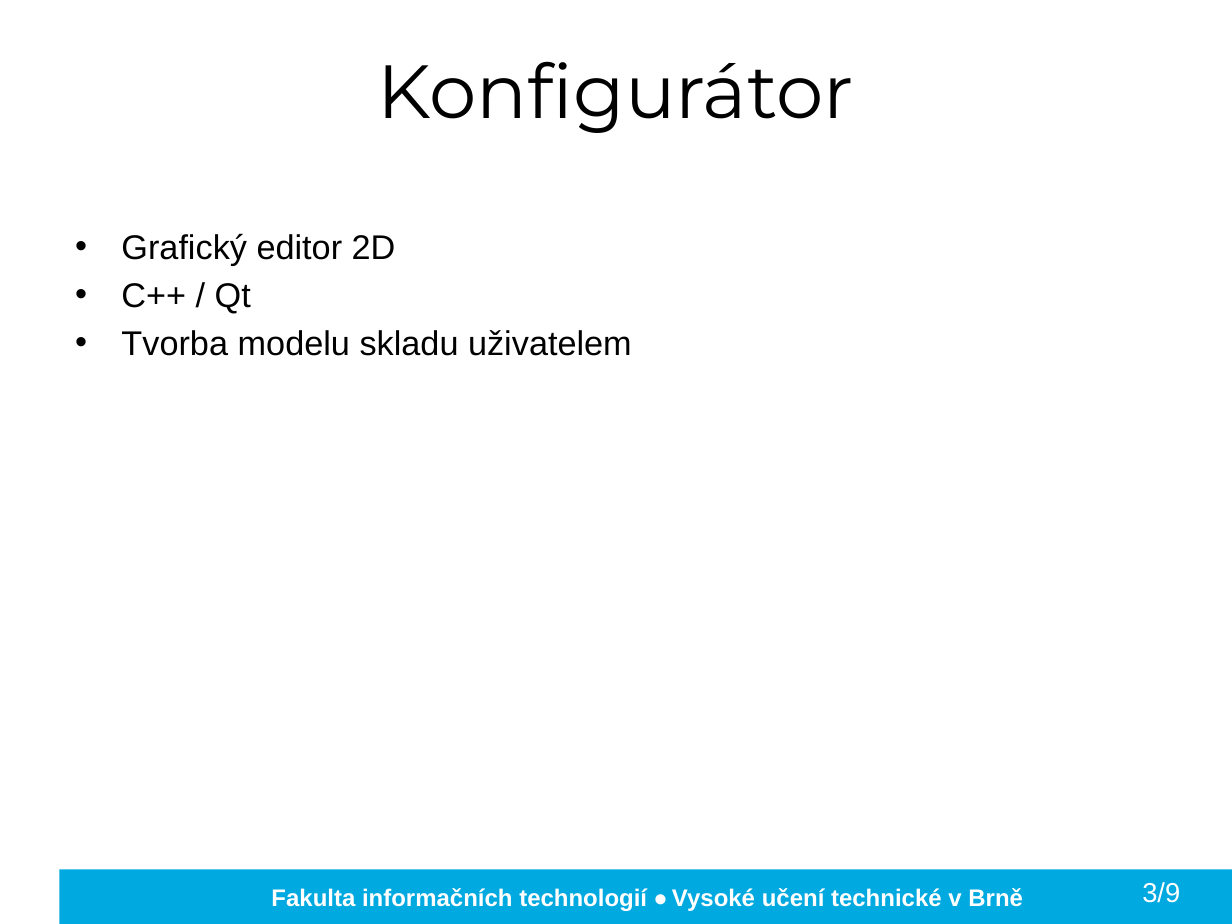
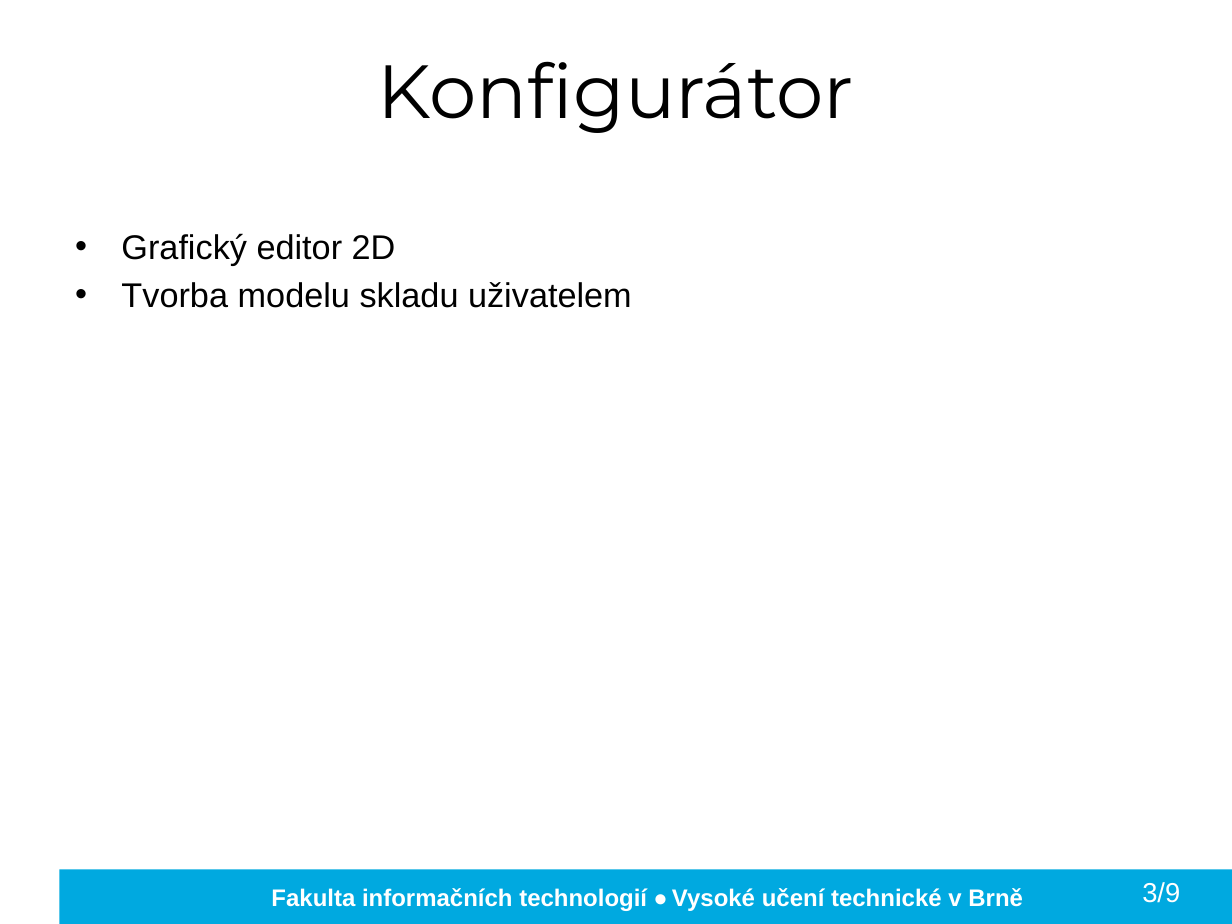
Before and after one commit to kocica/warehouse-manager, a slide deck: slide 4 of doc/xkocic01.pptx. Drawn at 1232x924 pixels with LibreOffice and Linux fonts; fonts in the diff are those of the drawing; background and template pictures are left out. Boxes give left, top, right and bottom in pixels: in the first picture for what was removed or moved away, otherwise in the second. Text is boxed around its words. In the diff, an @@ line names an element or a change of style, - is before the commit and + after.

```diff
--- a/doc/xkocic01.pptx
+++ b/doc/xkocic01.pptx
@@ text at bbox=[121, 283, 251, 314]: paragraph removed @@
-• C++ / Qt
```
Also in this commit, not shown: 7 other slides changed, 1 slide removed.
